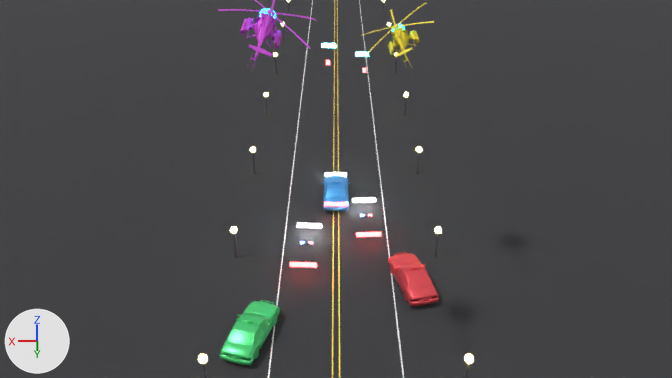
Renders of the Blender file blender/chase_scene.blend from each side of a commit.
Camera for both pictures: the file's camera 'Camera'. Every picture has the same lights, and +X, +Y and +Z are marked at lower left. The first picture is the older version.

In view in the first picture: 'GCPDCarChassis', 'GCPDCarChassis.001', 'GCPDCarChassis.002', 'Helicopter_A_NoseTip', 'Helicopter_A_TailStrobe', 'Helicopter_B_NoseTip', 'Helicopter_B_TailStrobe', 'LaneCenter_L', 'LaneCenter_R', 'PoliceCar_A_FrontBar', 'PoliceCar_A_RearBar', 'PoliceCar_B_BeaconBar', 'PoliceCar_B_FrontBar', 'PoliceCar_B_RearBar', 'PoliceCar_C_BeaconB', 'PoliceCar_C_BeaconBar', 'PoliceCar_C_FrontBar', 'PoliceCar_C_RearBar', 'Road', 'base.001', 'helice 1.001' and 18 more.
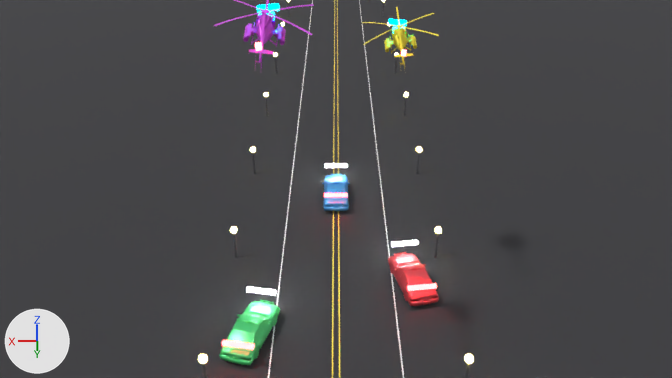
Commit message: Fix floating indicators on chase scene + add heli flight attitude

Not visible in the pictures: 'PoliceCar_B_BeaconR', 'PoliceCar_B_BeaconB', 'PoliceCar_C_BeaconR'.

ob_helicopter_a is not drawn itself; it is the parent of ob_vidrio, ob_base, ob_helice_2, ob_helice_1, ob_helicopter_a_nosetip, ob_helicopter_a_tailstrobe.
ob_helicopter_b is not drawn itself; it is the parent of ob_vidrio_001, ob_base_001, ob_helice_2_001, ob_helice_1_001, ob_helicopter_b_nosetip, ob_helicopter_b_tailstrobe.

Pixel boxes [x1, y1, x2, y2] of what changed, in the pictures (672 x 378 px):
'base.001', turned: before [240, 9, 282, 69]; after [243, 11, 286, 68]
'base', turned: before [388, 24, 420, 67]; after [384, 26, 417, 69]
'helice 1.001', turned: before [218, 0, 316, 49]; after [214, 0, 314, 46]
'helice 1', turned: before [361, 3, 434, 56]; after [362, 7, 439, 50]
'PoliceCar_C_RearBar', moved: before [290, 262, 317, 268]; after [222, 340, 255, 350]
'PoliceCar_B_RearBar', moved: before [356, 232, 381, 237]; after [407, 283, 437, 291]
'PoliceCar_C_FrontBar', moved: before [297, 223, 322, 228]; after [246, 287, 276, 295]
'PoliceCar_B_FrontBar', moved: before [352, 198, 376, 202]; after [391, 240, 418, 247]
'PoliceCar_A_RearBar', moved: before [324, 202, 348, 206]; after [324, 193, 348, 197]
'Helicopter_B_NoseTip', recoloured, turned, moved: before [322, 43, 336, 48]; after [257, 3, 280, 13]
'PoliceCar_A_FrontBar', moved: before [325, 172, 347, 176]; after [325, 164, 347, 168]
'Helicopter_A_NoseTip', turned, moved: before [355, 52, 369, 56]; after [388, 19, 406, 26]
'Helicopter_B_TailStrobe', turned, moved: before [326, 60, 330, 65]; after [255, 42, 263, 51]
'Helicopter_A_TailStrobe', turned, moved: before [363, 68, 366, 73]; after [401, 49, 407, 56]
'vidrio.001', turned: before [259, 8, 276, 18]; after [259, 9, 275, 20]
'vidrio', turned (not visible before): after [392, 24, 404, 33]
'PoliceCar_C_BeaconBar', deleted: before [301, 242, 311, 245]
'PoliceCar_B_BeaconBar', deleted: before [362, 214, 371, 217]
'PoliceCar_C_BeaconB', deleted: before [300, 241, 304, 244]

The edits, one by one:
Material 'M_Helicopter_B_NoseTip.001' (mat_m_helicopter_b_nosetip_001) is new.
Its base color is (0.0, 0.6, 1.0) (cyan #00cbff).
Its strength is 30.0.
me_cube_036 has 8 vertices, 6 faces and spans x -0.5..0.5, y -0.5..0.5, z -0.5..0.5.
me_cube_036 no longer uses material mat_m_helicopter_b_nosetip (cyan #59f3ff).
me_cube_036 gains material mat_m_helicopter_b_nosetip_001 (cyan #00cbff).
Object 'Helicopter_A' (ob_helicopter_a) turns from (-5, 14, 0) to (-8, -6, 0) degrees about x, y and z.
Object 'Helicopter_B' (ob_helicopter_b) turns from (-7, -12, 0) to (-8, 6, 0) degrees about x, y and z.
Object 'PoliceCar_B_BeaconBar' (ob_policecar_b_beaconbar) is deleted.
Object 'PoliceCar_B_BeaconR' (ob_policecar_b_beaconr) is deleted.
Object 'PoliceCar_B_BeaconB' (ob_policecar_b_beaconb) is deleted.
Object 'PoliceCar_C_BeaconBar' (ob_policecar_c_beaconbar) is deleted.
Object 'PoliceCar_C_BeaconR' (ob_policecar_c_beaconr) is deleted.
Object 'PoliceCar_C_BeaconB' (ob_policecar_c_beaconb) is deleted.
In object 'PoliceCar_A_FrontBar' (ob_policecar_a_frontbar), matrix_parent_inverse is no longer Matrix(((1.0, 0.0, 0.0, 0.0), (0.0, 1.0, 0.0, 0.0), (0.0, 0.0, 1.0, -1.621), (0.0, 0.0, 0.0, 1.0))).
In object 'PoliceCar_A_RearBar' (ob_policecar_a_rearbar), matrix_parent_inverse is no longer Matrix(((1.0, 0.0, 0.0, 0.0), (0.0, 1.0, 0.0, 0.0), (0.0, 0.0, 1.0, -1.621), (0.0, 0.0, 0.0, 1.0))).
In object 'PoliceCar_B_FrontBar' (ob_policecar_b_frontbar), matrix_parent_inverse is no longer Matrix(((0.995, 0.105, 0.0, 3.509), (-0.105, 0.995, 0.0, -14.45), (0.0, 0.0, 1.0, -1.621), (0.0, 0.0, 0.0, 1.0))).
In object 'PoliceCar_B_RearBar' (ob_policecar_b_rearbar), matrix_parent_inverse is no longer Matrix(((0.995, 0.105, 0.0, 3.509), (-0.105, 0.995, 0.0, -14.45), (0.0, 0.0, 1.0, -1.621), (0.0, 0.0, 0.0, 1.0))).
In object 'PoliceCar_C_FrontBar' (ob_policecar_c_frontbar), matrix_parent_inverse is no longer Matrix(((0.993, -0.122, 0.0, -2.891), (0.122, 0.993, 0.0, -17.48), (0.0, 0.0, 1.0, -1.621), (0.0, 0.0, 0.0, 1.0))).
In object 'PoliceCar_C_RearBar' (ob_policecar_c_rearbar), matrix_parent_inverse is no longer Matrix(((0.993, -0.122, 0.0, -2.891), (0.122, 0.993, 0.0, -17.48), (0.0, 0.0, 1.0, -1.621), (0.0, 0.0, 0.0, 1.0))).
In object 'Helicopter_A_NoseTip' (ob_helicopter_a_nosetip), matrix_parent_inverse is no longer Matrix(((0.97, 0.0, -0.242, 5.572), (-0.0211, 0.996, -0.0846, -21.05), (0.241, 0.0872, 0.967, -11.83), (0.0, 0.0, 0.0, 1.0))).
In object 'Helicopter_A_TailStrobe' (ob_helicopter_a_tailstrobe), matrix_parent_inverse is no longer Matrix(((0.97, 0.0, -0.242, 5.572), (-0.0211, 0.996, -0.0846, -21.05), (0.241, 0.0872, 0.967, -11.83), (0.0, 0.0, 0.0, 1.0))).
In object 'Helicopter_B_NoseTip' (ob_helicopter_b_nosetip), matrix_parent_inverse is no longer Matrix(((0.978, 0.0, 0.208, -7.594), (0.0253, 0.993, -0.119, -28.35), (-0.206, 0.122, 0.971, -15.25), (0.0, 0.0, 0.0, 1.0))).
In object 'Helicopter_B_TailStrobe' (ob_helicopter_b_tailstrobe), matrix_parent_inverse is no longer Matrix(((0.978, 0.0, 0.208, -7.594), (0.0253, 0.993, -0.119, -28.35), (-0.206, 0.122, 0.971, -15.25), (0.0, 0.0, 0.0, 1.0))).
